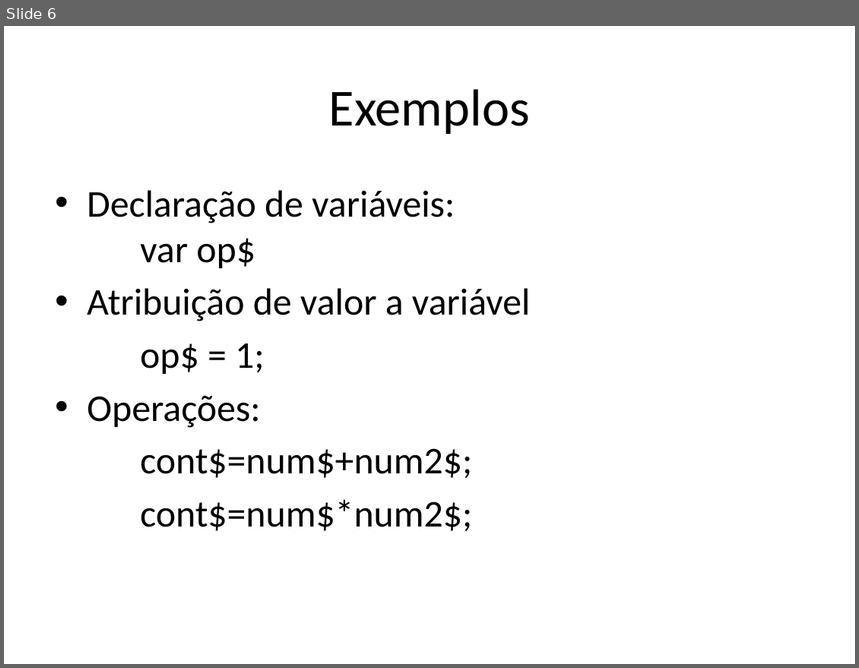
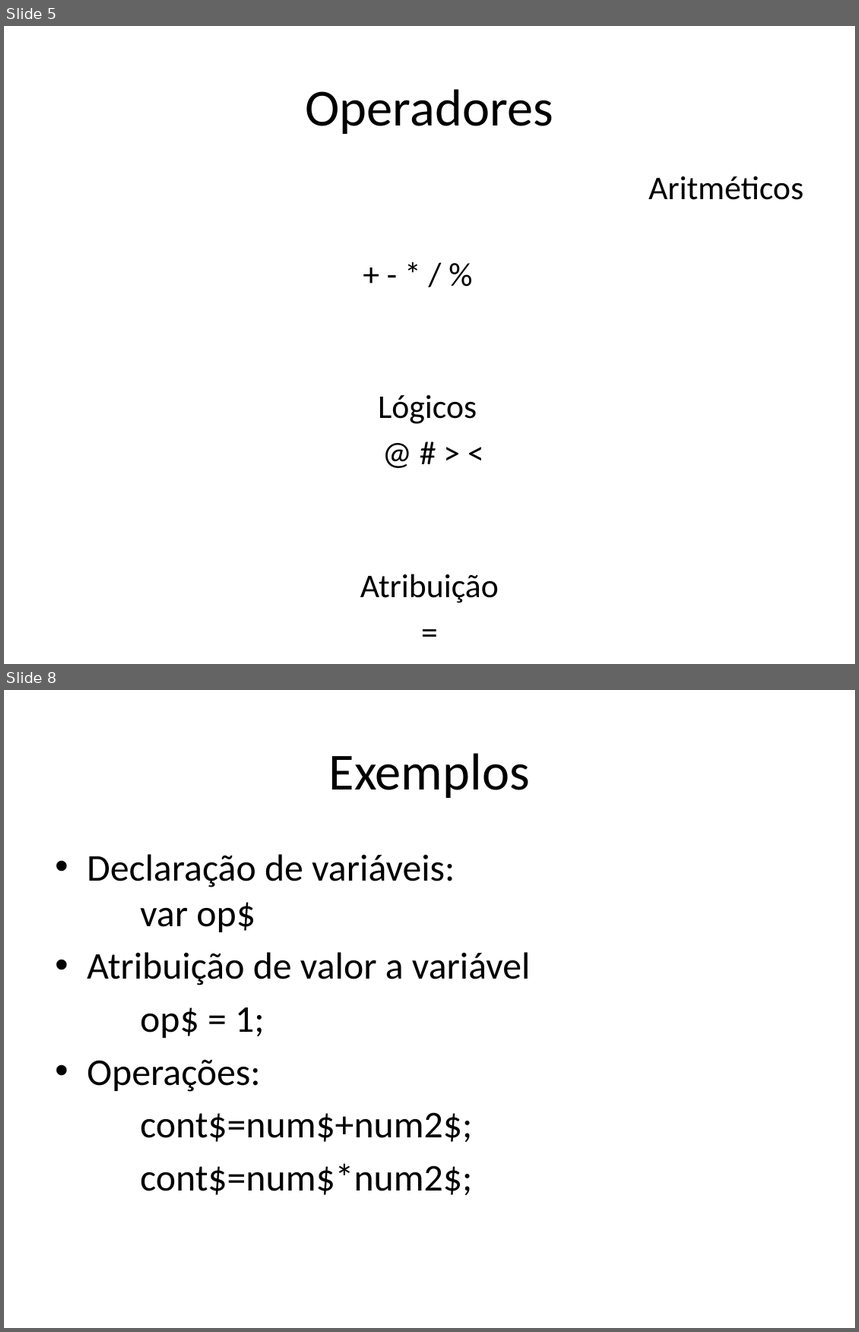
Before and after one commit to Kevinspiller/baidu, a slide deck: Linguagem Baidu.pptx. Shown one above the other, each under a label of ours: slide 6 before the commit, slides 5 and 8 after it; the slides between them are not shown. The pictures are 859x668 and 859x1332 pixels, drawn with LibreOffice and Linux fonts; fonts in the diff are those of the drawing. Boxes give left, top, right and bottom in pixels: in the first picture for what was removed or moved away, otherwise in the second. Text is boxed around its words. In the diff, an @@ line names an element or a change of style, - is before the commit and + after.

```diff
--- a/Linguagem Baidu.pptx
+++ b/Linguagem Baidu.pptx
@@ slide 5 added at [4,26,855,664], background #FFFFFF @@
@@ title added at [306,89,553,134], 44 pt, text #000000 @@
+Operadores
@@ text added at [360,176,804,604], 28.1 pt, text #000000 @@
+Aritméticos
++ - * / %
+Lógicos
+@ # > <
+Atribuição
+=
@@ what was slide 6 is now slide 8 @@
```
Also in this commit, not shown: 1 slide changed, 5 other slides added, 15 slides removed.
